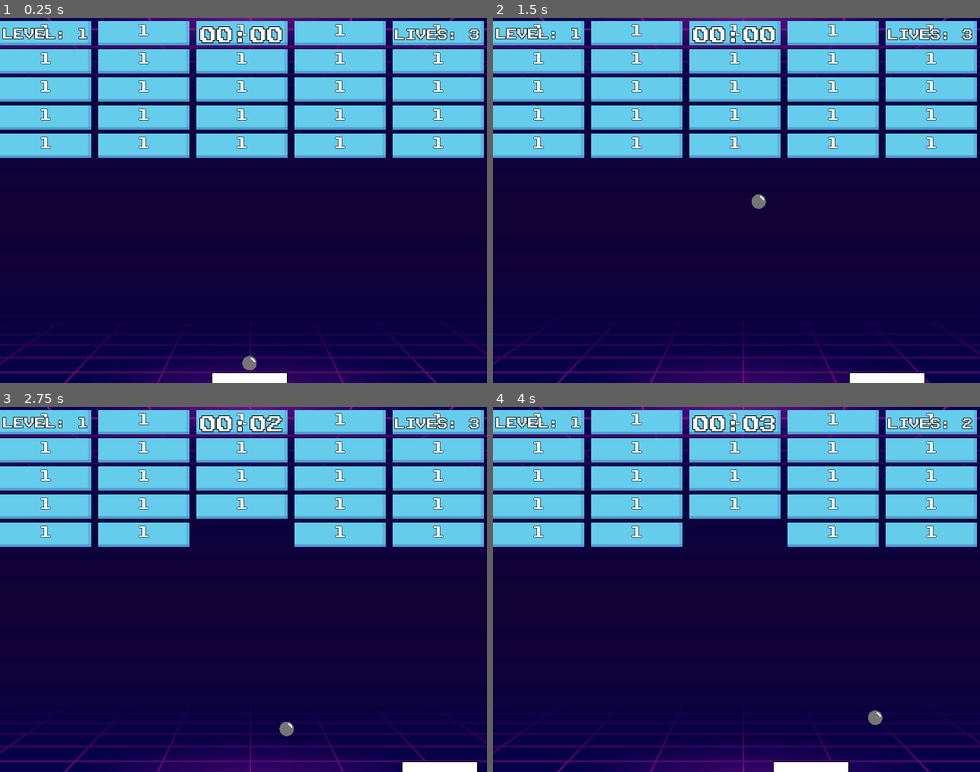
Above: before the commit, frames 1-4 (two rows, left to right).
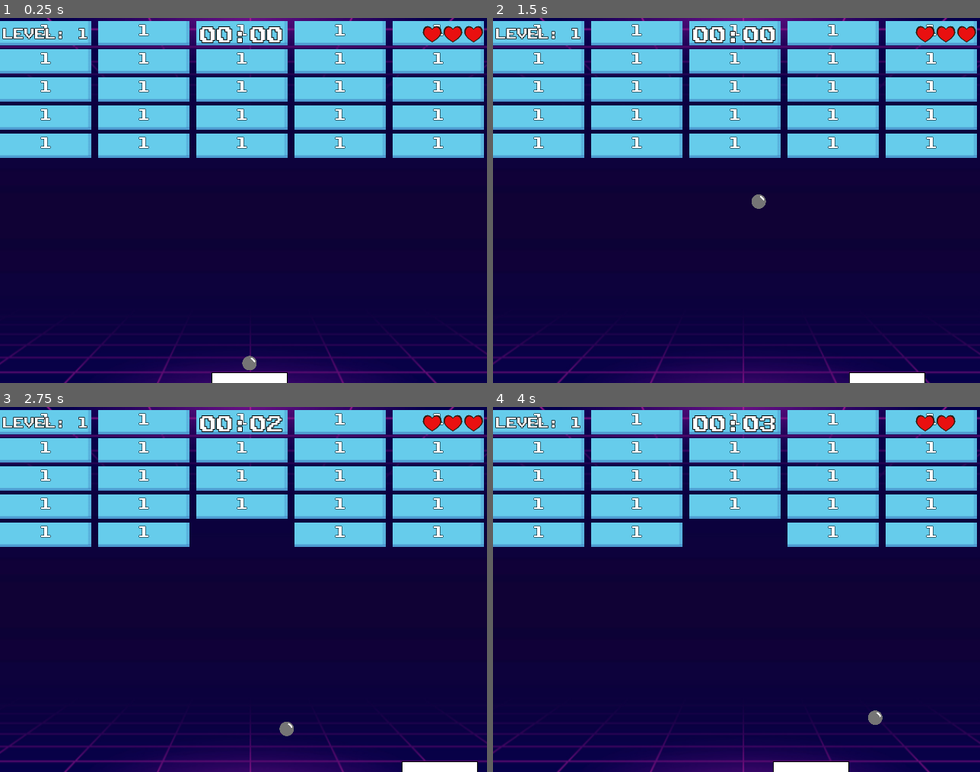
Above: after the commit, the same moments.

Repository: fabiolrodriguez/roguebrick
Game: Godot game, scene res://scenes/wrold.tscn
Two runs of this game, one before a commit and one after it. Both use one fixed random seed, a clock stepped at 60 frames per second and the inputs below.
Inputs (mouse positions are in pixels of both pictures, inside the frame that each line leads up to):
- Up to frame 1 (0.25 s): no input
- Up to frame 2 (1.5 s): tap Enter (ui_accept) at 0.5, 0.77 s; move the mouse to (843, 182) at 0.52 s; hold Right (ui_right) 0.53-1.28 s; move the mouse to (639, 218) at 1.27 s; hold Left (ui_left) from 1.28 s (still down)
- Up to frame 3 (2.75 s): tap Enter (ui_accept) at 1.52 s; move the mouse to (292, 509) at 2.02 s; release Left (ui_left) at 2.03 s; hold Right (ui_right) from 2.03 s (still down)
- Up to frame 4 (4 s): move the mouse to (712, 662) at 2.77 s; tap Enter (ui_accept) at 3.02, 3.5, 3.77 s; move the mouse to (882, 644) at 3.52 s; release Right (ui_right) at 3.53 s; hold Left (ui_left) from 3.53 s (still down)

The runs differ from the first frame. In frame 1, 0.5% of the frame differs, in the area x 80-100%, y 2-7%; in frame 2, 0.5%; in frame 3, 0.5%; in frame 4, 0.5%.

Commit message:
improvements lives ui

Diff:
--- a/scenes/wrold.tscn
+++ b/scenes/wrold.tscn
@@ -25,18 +25,21 @@
 font_size = 14
 outline_size = 3
 outline_color = Color(0, 0, 0, 1)
+shadow_size = 3
 
 [sub_resource type="LabelSettings" id="LabelSettings_n654h"]
 font = ExtResource("5_w7a3i")
 font_size = 14
 outline_size = 3
 outline_color = Color(0, 0, 0, 1)
+shadow_size = 3
 
 [sub_resource type="LabelSettings" id="LabelSettings_vdhx6"]
 font = ExtResource("5_w7a3i")
 font_size = 22
 outline_size = 4
 outline_color = Color(0, 0, 0, 1)
+shadow_size = 3
 
 [sub_resource type="LabelSettings" id="LabelSettings_x26i3"]
 font = ExtResource("5_w7a3i")
@@ -123,11 +126,10 @@
 [node name="hud" type="CanvasLayer" parent="." unique_id=1191050989]
 
 [node name="LivesLabel" type="Label" parent="hud" unique_id=2000131278]
-offset_left = 519.0
+offset_left = 608.0
 offset_top = 14.0
 offset_right = 647.0
 offset_bottom = 37.0
-text = "LIVES: 3"
 label_settings = SubResource("LabelSettings_f3pje")
 
 [node name="Label" type="Label" parent="hud" unique_id=951694865]
@@ -145,6 +147,17 @@
 offset_bottom = 41.0
 text = "00:00"
 label_settings = SubResource("LabelSettings_vdhx6")
+
+[node name="LivesContainer" type="HBoxContainer" parent="hud" unique_id=33155657]
+anchors_preset = 1
+anchor_left = 1.0
+anchor_right = 1.0
+offset_left = -85.0
+offset_top = 7.9999995
+offset_right = 115.0
+offset_bottom = 72.0
+grow_horizontal = 0
+scale = Vector2(0.4, 0.4)
 
 [node name="dead" type="CanvasLayer" parent="." unique_id=2122854333]
 process_mode = 2
--- a/scripts/main.gd
+++ b/scripts/main.gd
@@ -58,6 +58,13 @@
 @onready var option2_button = $UpgradePanel/PanelContainer/MarginContainer/VBoxContainer/HBoxContainer/option2
 @onready var option3_button = $UpgradePanel/PanelContainer/MarginContainer/VBoxContainer/HBoxContainer/option3
 @export var ball_scene: PackedScene
+
+@onready var lives_container = $hud/LivesContainer
+var heart_texture = preload("res://assets/heart.png")
+
+var rng = RandomNumberGenerator.new()
+var brick_hits_rng := 1
+
 var available_upgrades = [
 	"bigger_paddle",
 	"faster_ball",
@@ -168,13 +175,21 @@
 		update_timer_ui()
 
 func update_lives_ui():
-	lives_label.text = "LIVES: %d" % lives
+	for child in lives_container.get_children():
+		child.queue_free()
+
+	for i in range(lives):
+		var heart = TextureRect.new()
+		heart.texture = heart_texture
+		heart.custom_minimum_size = Vector2(24, 24)
+		heart.stretch_mode = TextureRect.STRETCH_KEEP_ASPECT_CENTERED
+		lives_container.add_child(heart)
+	#for i in range(lives_container.get_child_count()):
+		#lives_container.get_child(i).visible = i < lives
+	#lives_label.text = "LIVES: %d" % lives
 
 func update_level_ui():
-	if phase > 4:
-		level_label.text = "WINNER"
-	else:
-		level_label.text = "LEVEL: %d" % phase
+	level_label.text = "LEVEL: %d" % phase
 
 func generate_bricks():
 
@@ -198,8 +213,14 @@
 			var y = start_position.y + row * (size.y + spacing_y)
 
 			brick.position = Vector2(x, y)
-
-			brick.set_hits(brick_hits)
+			print("Brick hits: ", brick_hits)
+			brick_hits_rng = rng.randf_range(1, brick_hits + 1)
+			print("Brick hits  RNG: ", brick_hits_rng)
+
+			if endless:
+				brick_hits = rng.randf_range(1, 5)
+
+			brick.set_hits(brick_hits_rng)
 			brick.destroyed.connect(check_bricks)
 
 func _on_ball_launched():
@@ -282,13 +303,14 @@
 	update_level_ui()
 	if phase > 1:
 		if endless:
-			ball_speed = bola.start_speed + 18
-			brick_hits += 0.5
+			ball_speed = bola.start_speed + 10
+			#brick_hits = rng.randf_range(1, 5)
 			spawn_chance = spawn_chance
 		else:
 			ball_speed = bola.start_speed + 18
 			brick_hits += 1
-			spawn_chance -= 0.1
+			#brick_hits_rng = rng.randf_range(1, brick_hits)
+			spawn_chance -= 0.05
 		if !winner:
 			show_upgrade_panel()
 
Binary file added: assets/heart.png
Not shown, added: assets/heart.png.import
